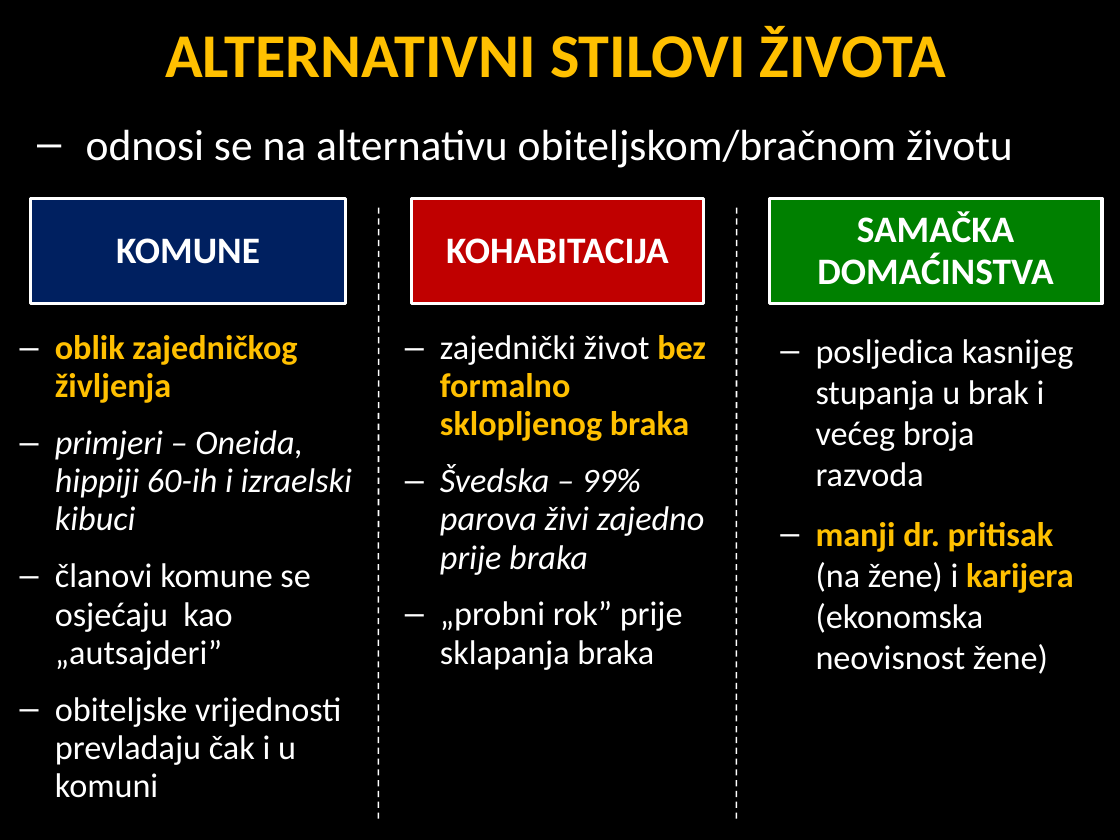
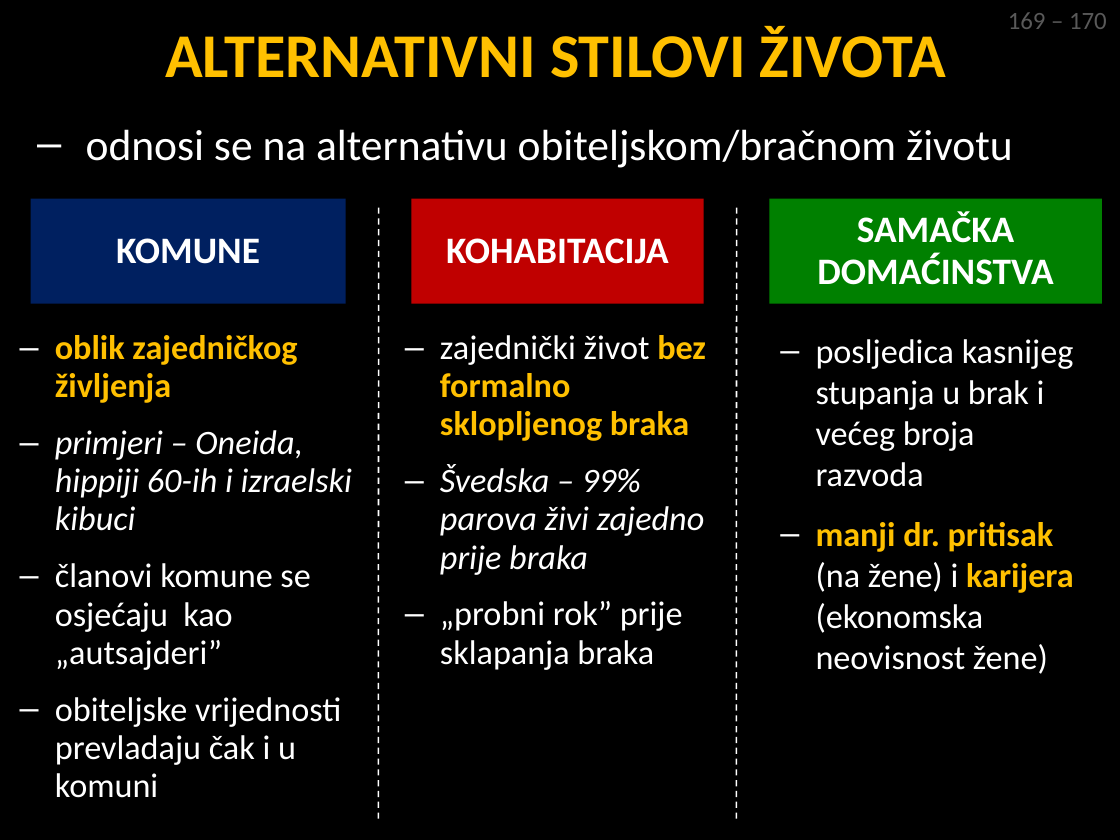
Before and after one commit to srednja-skola/sociologija, a slide deck: slide 17 of data/pptx/008_Obitelj_brak_i_srodstvo.pptx. Drawn at 1120x840 pixels with LibreOffice and Linux fonts; fonts in the diff are those of the drawing. Boxes give left, top, right and bottom in pixels: in the first picture for what was removed or moved away, otherwise in the second. Text is boxed around its words. In the diff, an @@ line names an element or a change of style, - is before the commit and + after.

```diff
--- a/data/pptx/008_Obitelj_brak_i_srodstvo.pptx
+++ b/data/pptx/008_Obitelj_brak_i_srodstvo.pptx
@@ text added at [1008, 12, 1107, 29], 16 pt, text #595959 @@
+169 – 170
@@ outline #FFFFFF 2.25 pt to none in 3 elements at [30, 198, 345, 304], [411, 198, 703, 304], [769, 198, 1102, 304] @@
```
Also in this commit, not shown: 14 other slides changed, 2 slides removed, 1 other file.
